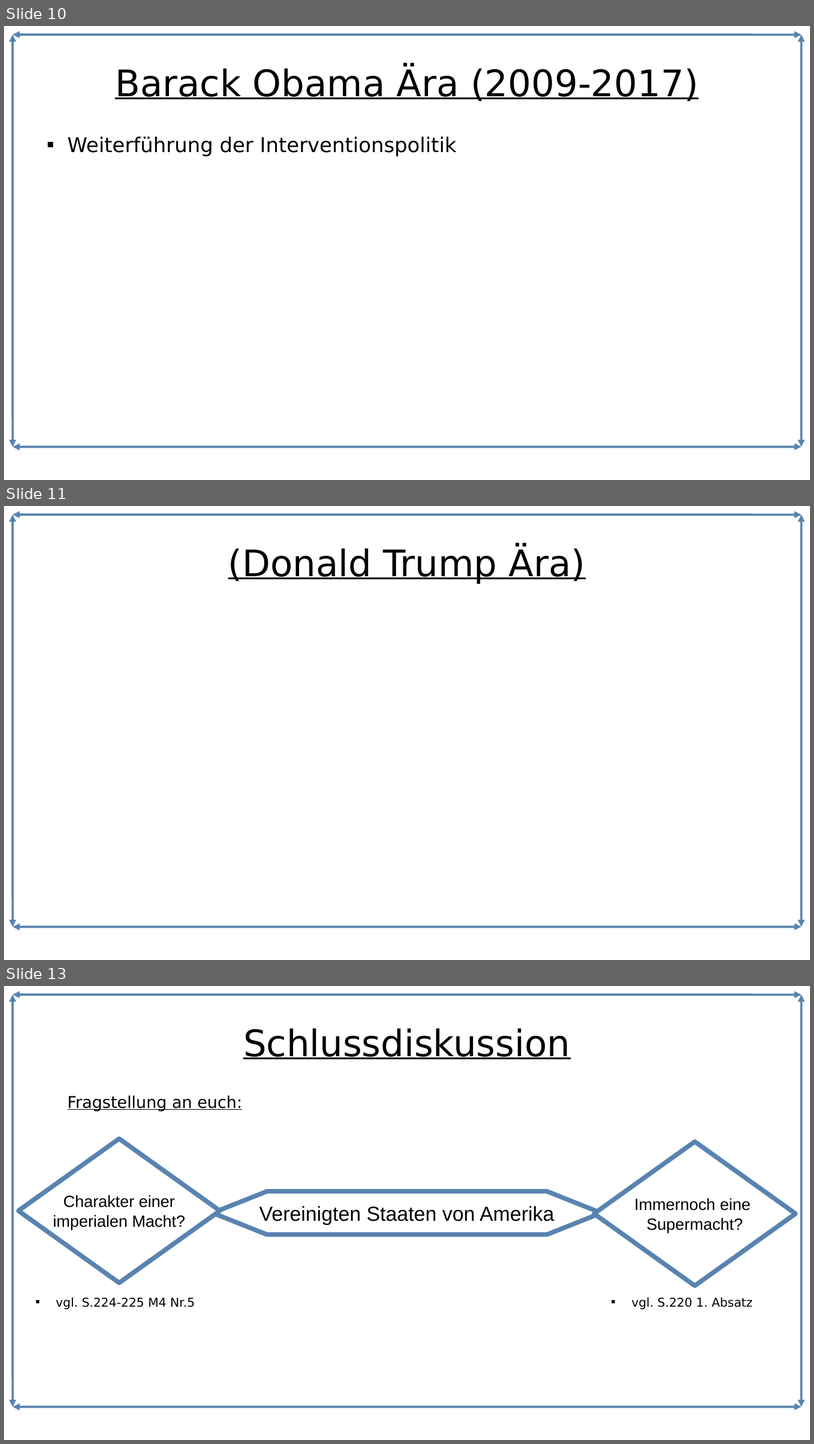
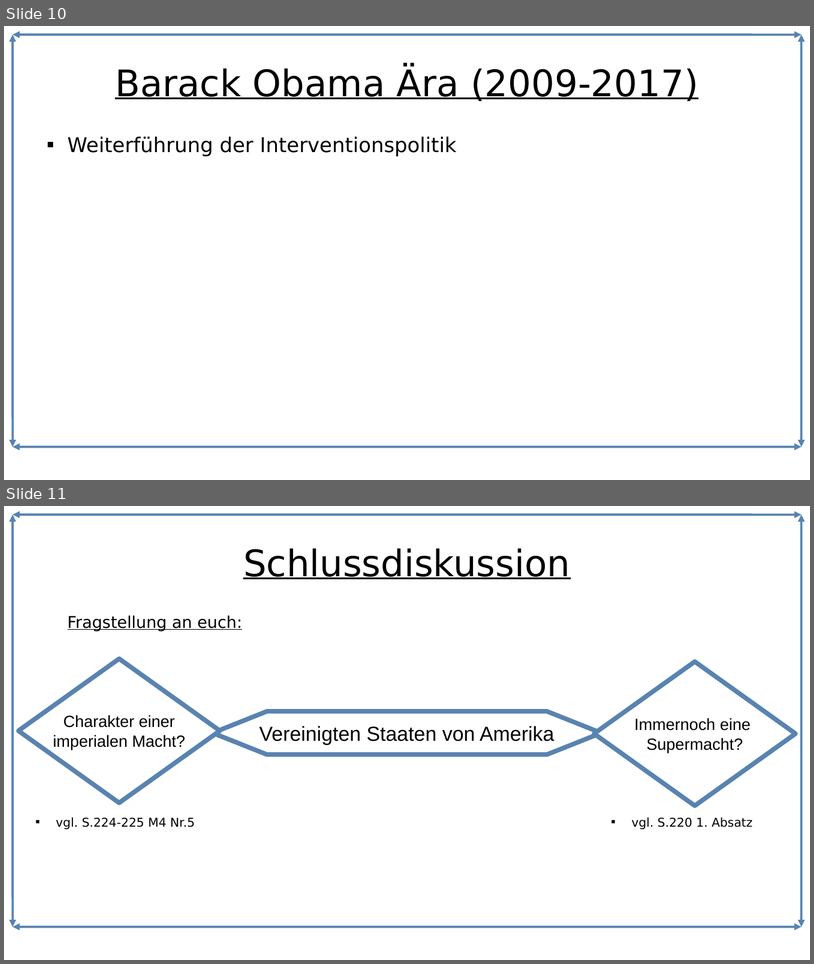
Before and after one commit to Lacrimus/Referat-Geschichte-USA-die-einzig-verbleibende-Weltmacht-, a slide deck: USA-die-einzig-verbleibende-Weltmacht.odp. Shown one above the other, each under a label of ours: slides 10, 11 and 13 before the commit, slides 10 and 11 after it; the slides between them are not shown. The pictures are 814x1444 and 814x964 pixels, drawn with LibreOffice and Linux fonts; fonts in the diff are those of the drawing. Boxes give left, top, right and bottom in pixels: in the first picture for what was removed or moved away, otherwise in the second. Text is boxed around its words. In the diff, an @@ line names an element or a change of style, - is before the commit and + after.

```diff
--- a/USA-die-einzig-verbleibende-Weltmacht.odp
+++ b/USA-die-einzig-verbleibende-Weltmacht.odp
@@ slide 11 removed at box(4, 506, 810, 960), background #FFFFFF; not listed: 4 template elements that a slide beside it also shows @@
@@ title removed at box(228, 548, 586, 584) @@
-(Donald Trump Ära)
@@ what was slide 13 is now slide 11 @@
```
Also in this commit, not shown: 1 slide changed, 1 other slide removed, 1 other file.
